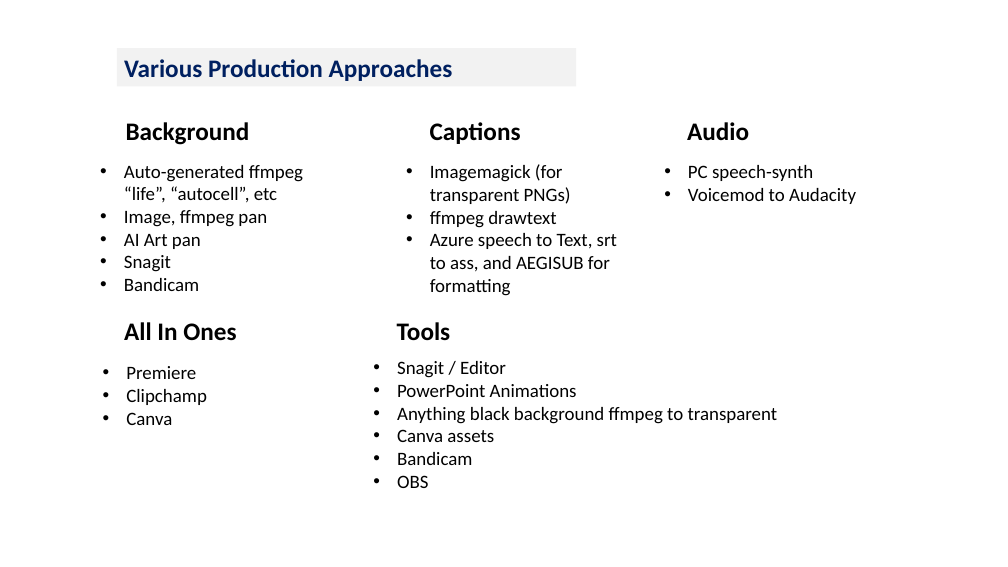
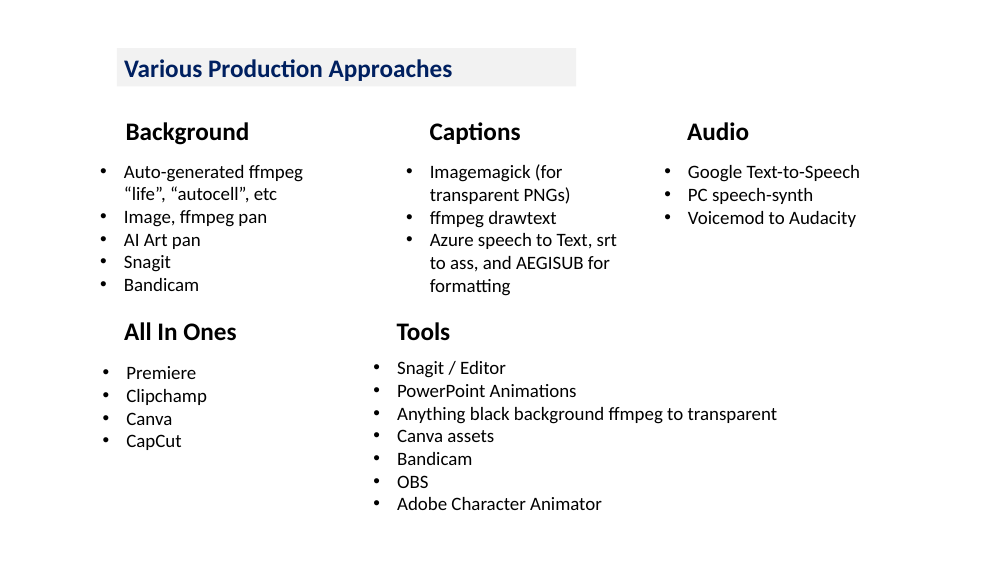
Before and after one commit to maxrottersman/headless_filmmaking, a slide deck: slide 1 of Tech_Options.pptx. Drawn at 1008x567 pixels with LibreOffice and Linux fonts; fonts in the diff are those of the drawing. Boxes give left, top, right and bottom in pixels: in the first picture for what was removed or moved away, otherwise in the second. Text is boxed around its words. In the diff, an @@ line names an element or a change of style, - is before the commit and + after.

```diff
--- a/Tech_Options.pptx
+++ b/Tech_Options.pptx
@@ text at (688, 165, 861, 182): paragraph added @@
+• Google Text-to-Speech
@@ text at (126, 434, 181, 450): paragraph added @@
+• CapCut
@@ text at (397, 497, 602, 510): paragraph added @@
+• Adobe Character Animator
```
Also in this commit, not shown: 15 other files.
